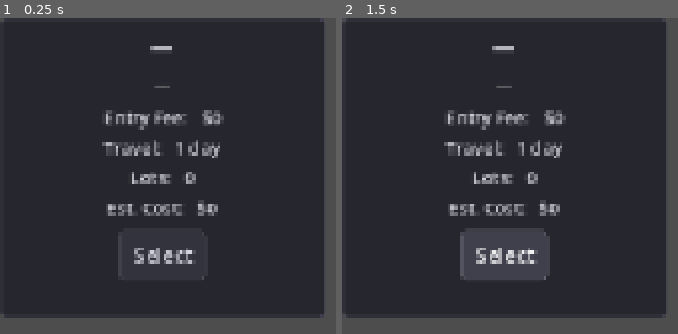
Above: before the commit, frames 1-2 (left to right).
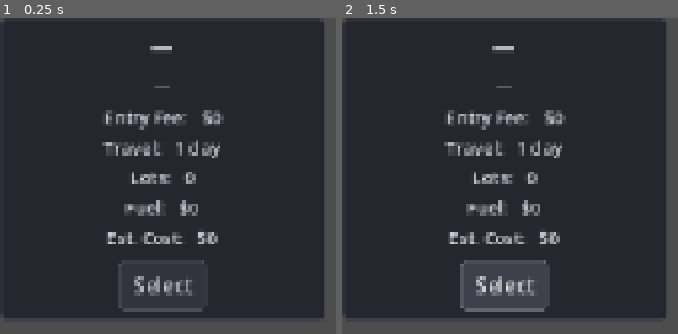
Above: after the commit, the same moments.

Repository: tomchang25/lot-and-haul
Game: Godot game, scene res://game/meta/location_select/location_card/location_card.tscn
The game is run twice, just before and just after one commit, with the same random seed, the same clock (stepped at 60 frames per second) and the same inputs. This scene is started directly instead of the project's main scene.
Inputs:
- Up to frame 1 (0.25 s): no input
- Up to frame 2 (1.5 s): click "Select" at 0.5 s; click "Select" at 1.25 s

The runs differ from the first frame. In frame 1, 3.4% of the frame differs, in the area x 31-97%, y 57-95%; in frame 2, 6.5%.
Error in both runs: Assertion failed: AnchorRegistry registry is empty after load (res://global/autoloads/registries/resource_registry.gd:29)

Commit message:
feat(location): add fuel cost preview to location selection card

Diff:
--- a/game/meta/location_select/location_card/location_card.gd
+++ b/game/meta/location_select/location_card/location_card.gd
@@ -15,6 +15,7 @@
 @onready var _entry_fee_label: Label = $VBox/StatsGrid/EntryFeeLabel
 @onready var _travel_days_label: Label = $VBox/StatsGrid/TravelDaysLabel
 @onready var _lot_number_label: Label = $VBox/StatsGrid/LotNumberLabel
+@onready var _fuel_cost_label: Label = $VBox/StatsGrid/FuelCostLabel
 @onready var _total_cost_label: Label = $VBox/StatsGrid/TotalCostLabel
 @onready var _select_button: Button = $VBox/SelectButton
 
@@ -52,6 +53,7 @@
     _lot_number_label.text = "Lots:   %d" % _location_data.lot_number
     var car: CarData = MetaManager.garage.active_car
     var fuel_cost := car.fuel_cost_per_day * _location_data.travel_days if car else 0
+    _fuel_cost_label.text = "Fuel:   $%d" % fuel_cost
     var total_cost := _location_data.entry_fee + fuel_cost
     _total_cost_label.text = "Est. Cost:   $%d" % total_cost
 
--- a/game/meta/location_select/location_card/location_card.tscn
+++ b/game/meta/location_select/location_card/location_card.tscn
@@ -46,6 +46,12 @@
 text = "Lots:   0"
 horizontal_alignment = 1
 
+[node name="FuelCostLabel" type="Label" parent="VBox/StatsGrid" unique_id=3000000011]
+layout_mode = 2
+theme_override_font_sizes/font_size = 14
+text = "Fuel:   $0"
+horizontal_alignment = 1
+
 [node name="TotalCostLabel" type="Label" parent="VBox/StatsGrid" unique_id=3000000010]
 layout_mode = 2
 theme_override_font_sizes/font_size = 14
Not shown, changed: CHANGELOG.md
Not shown, changed: TODO.md
